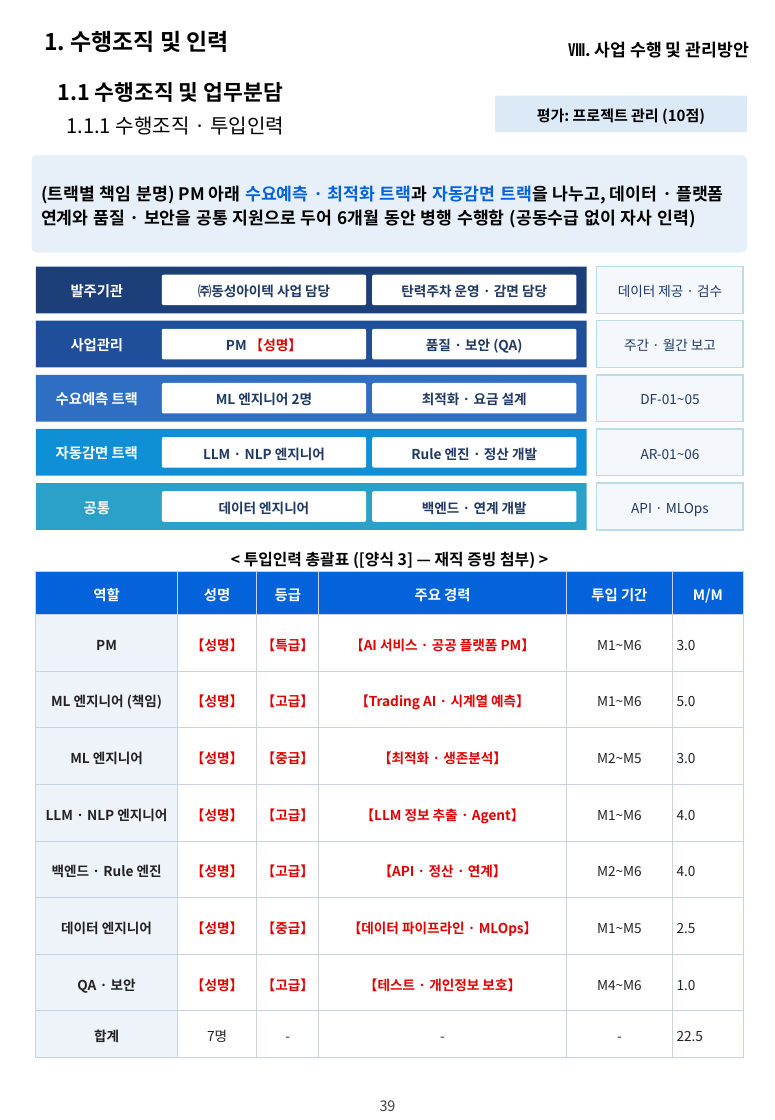
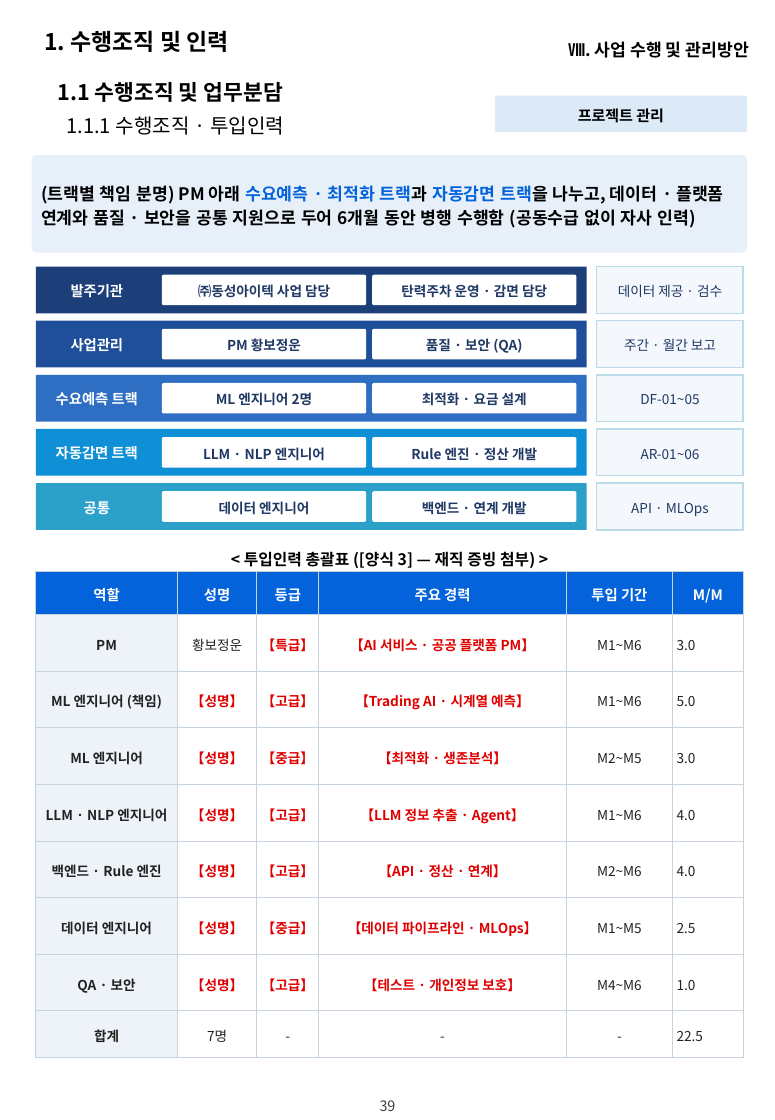
Before and after one commit to hwangsteeve-tech/hbjw, a slide deck: slide 39 of proposals/2026-11_dsit-parking-ai/dsit_proposal.pptx. Drawn at 775x1120 pixels with LibreOffice and Linux fonts; fonts in the diff are those of the drawing; background and template pictures are left out. Boxes give left, top, right and bottom in pixels: in the first picture for what was removed or moved away, otherwise in the second. Text is boxed around its words. In the diff, an @@ line names an element or a change of style, - is before the commit and + after.

```diff
--- a/proposals/2026-11_dsit-parking-ai/dsit_proposal.pptx
+++ b/proposals/2026-11_dsit-parking-ai/dsit_proposal.pptx
@@ text in rounded rectangle at (578, 108, 664, 123): text changed @@
-평가: 프로젝트 관리 (10점)
+프로젝트 관리
@@ text in rounded rectangle at (227, 338, 301, 352): text changed; text colour #E00000 to #1F3864 @@
-PM 【성명】
+PM 황보정운
@@ table at (36, 571, 744, 1057) @@
-row 2, column 2: 【성명】
+row 2, column 2: 황보정운
```
Also in this commit, not shown: 7 other slides changed, 1 other file.
